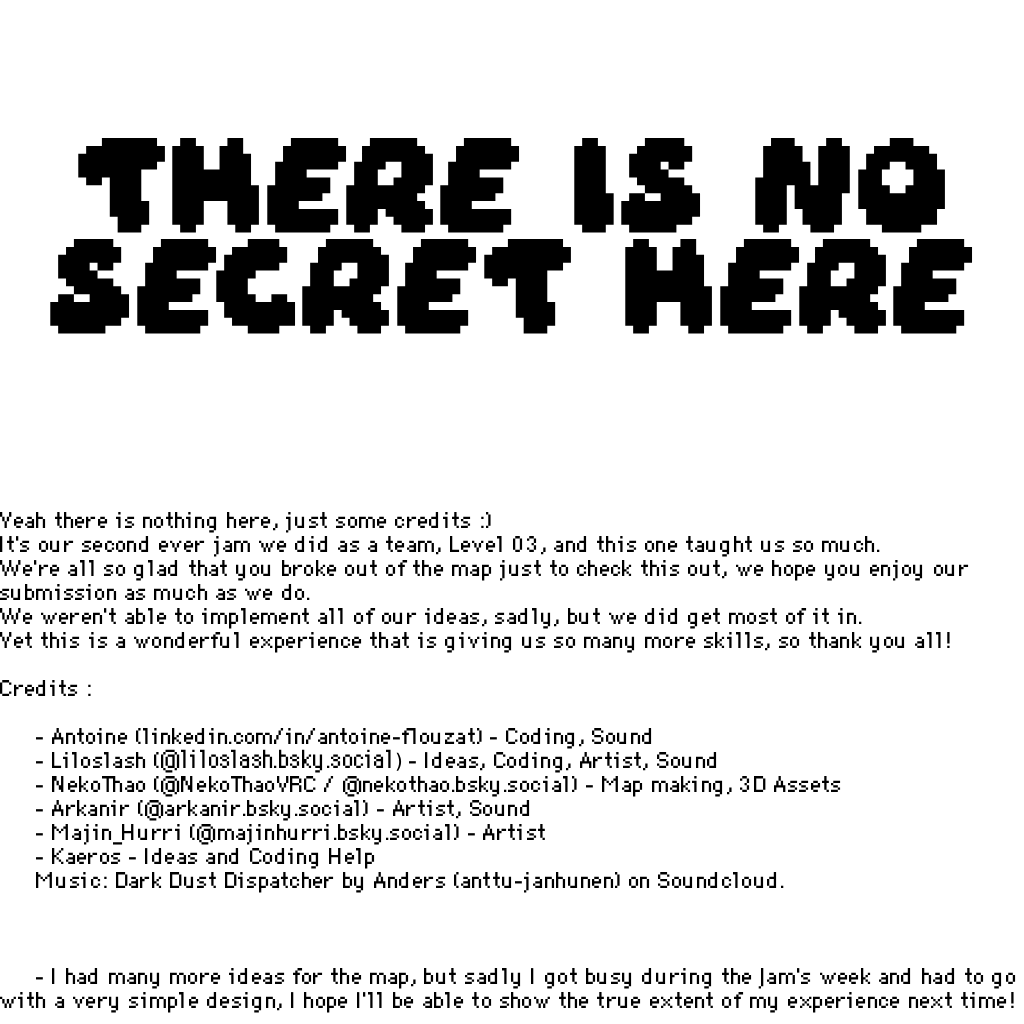
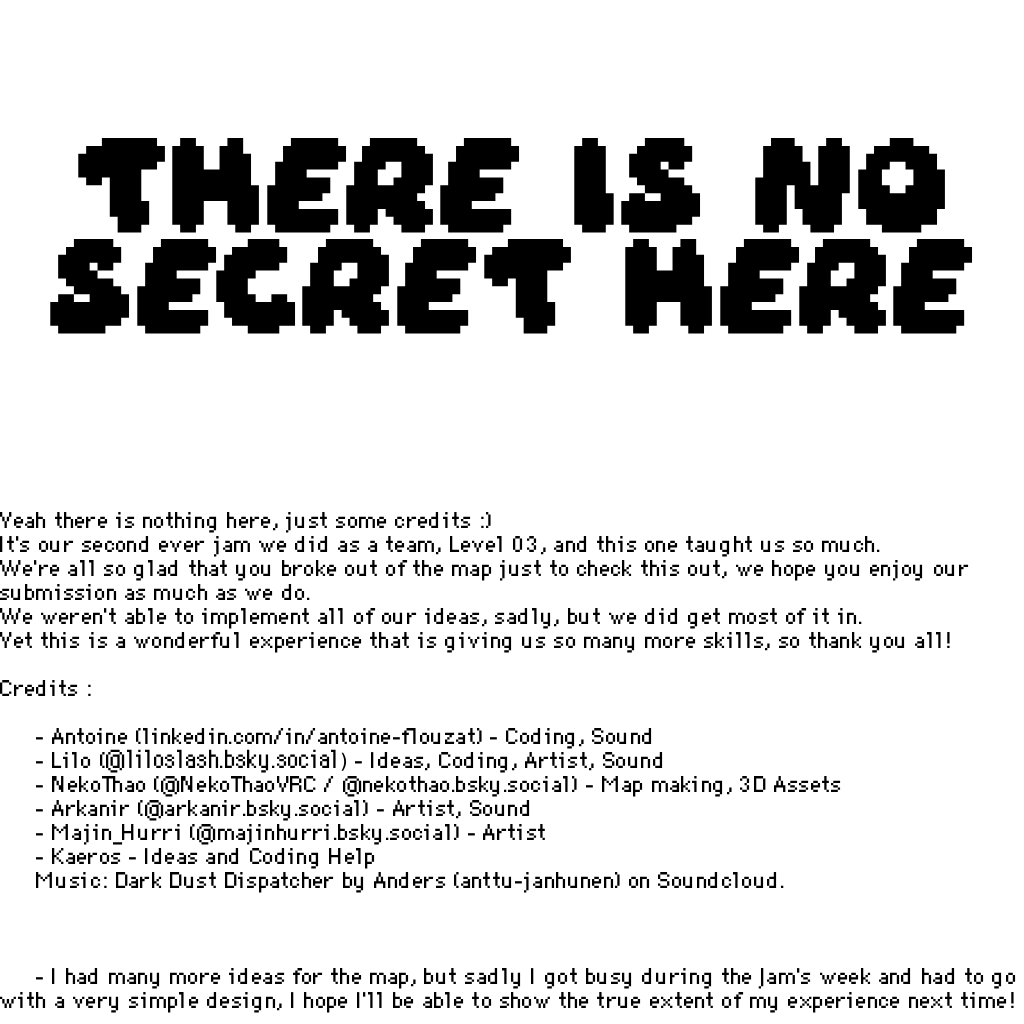
Layers edited between the first and the second 1024 x 1024 image:
painted on "Yeah there is nothing here, just" over [93, 749, 717, 773]
